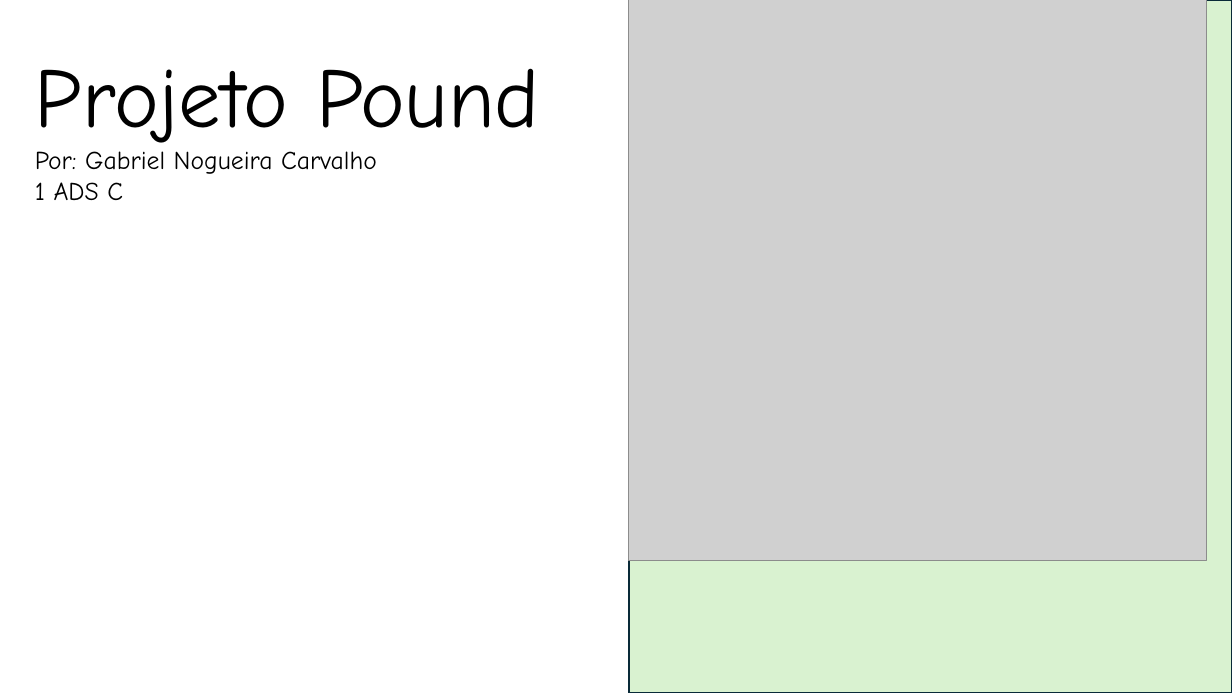
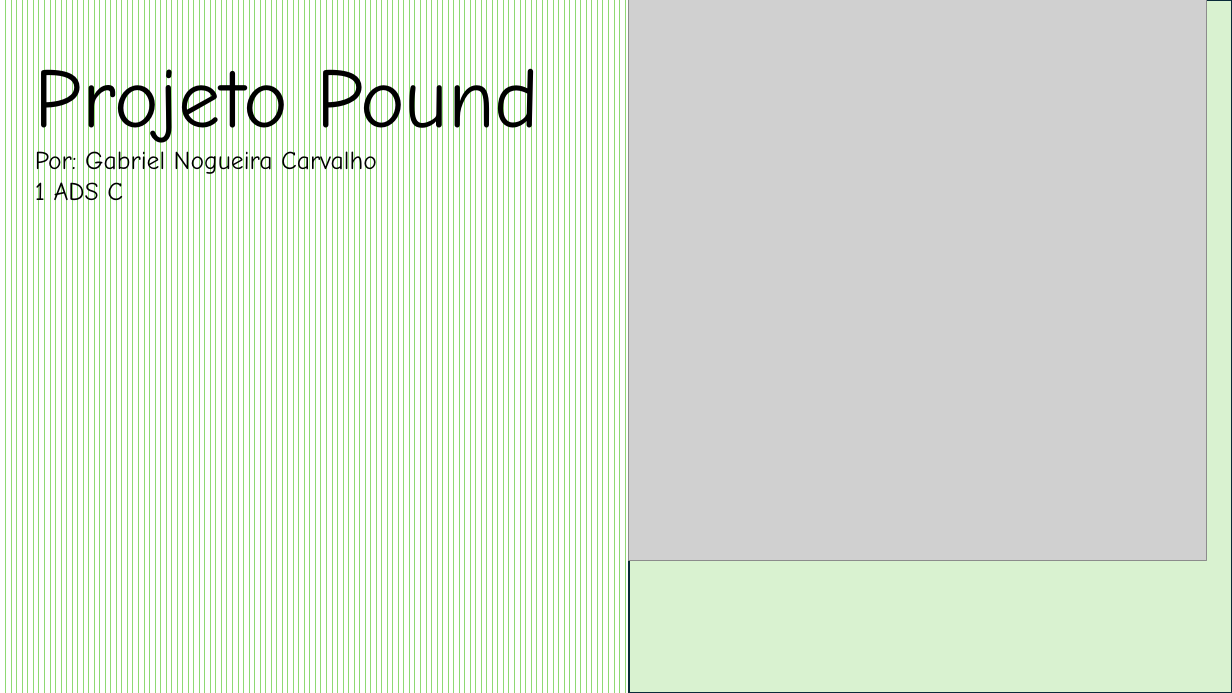
Before and after one commit to GabrielNogueira33/ProjetoIndividual, a slide deck: slide 1 of Documentação/Apresentação.pptx. Drawn at 1232x693 pixels with LibreOffice and Linux fonts; fonts in the diff are those of the drawing; grey boxes stand for pictures. Boxes give left, top, right and bottom in pixels: in the first picture for what was removed or moved away, otherwise in the second. Text is boxed around its words. In the diff, an @@ line names an element or a change of style, - is before the commit and + after.

```diff
--- a/Documentação/Apresentação.pptx
+++ b/Documentação/Apresentação.pptx
@@ background #FFFFFF to pattern #8ED973 on #FFFFFF @@
```
Also in this commit, not shown: 1 slide added, 6 other files.
